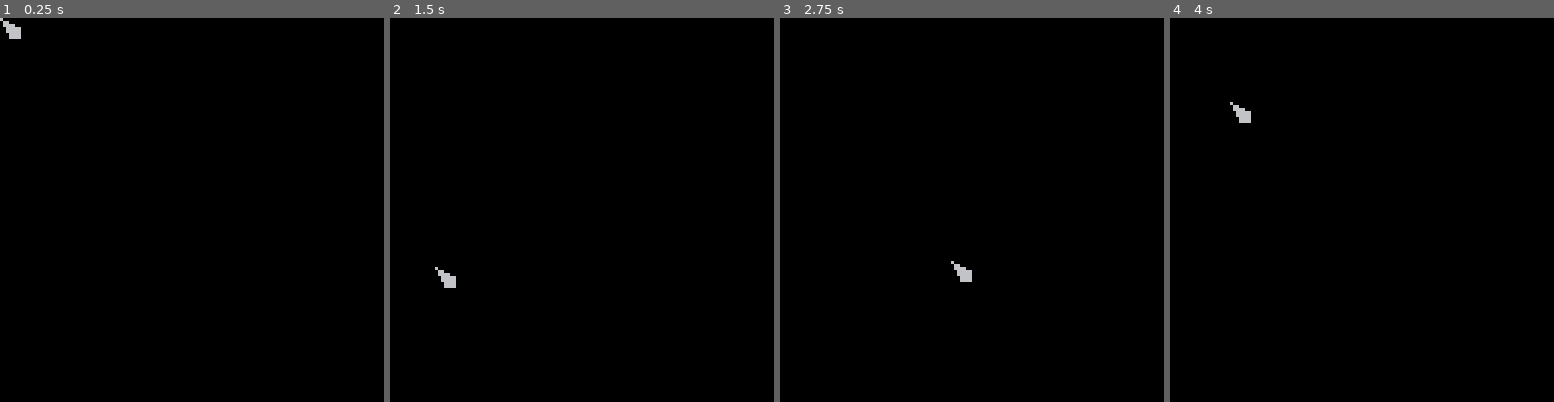
Above: before the commit, frames 1-4 (left to right).
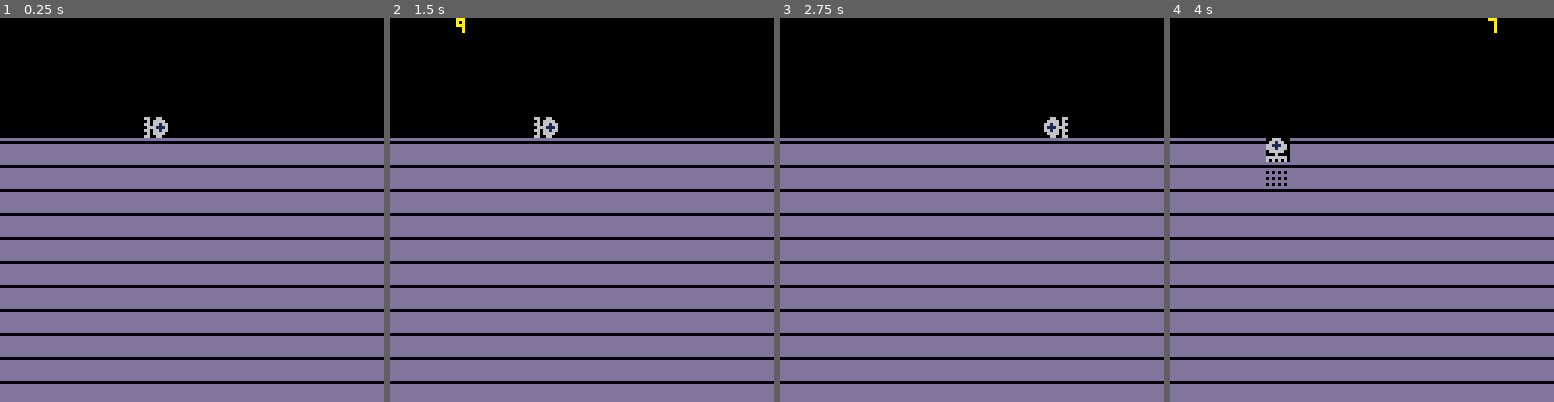
Above: after the commit, the same moments.

Repository: alxgnon/pico-8
Game: PICO-8 cartridge dust.p8
The game is run twice, just before and just after one commit, with the same random seed, the same clock (stepped at 60 frames per second) and the same inputs.
Inputs (mouse positions are in pixels of both pictures, inside the frame that each line leads up to):
- Up to frame 1 (0.25 s): no input
- Up to frame 2 (1.5 s): tap X (X key) at 0.33, 1.07 s; click (670, 121) at 0.67 s; tap O (Z key) at 0.7 s; click (436, 267) at 1.22 s
- Up to frame 3 (2.75 s): hold Right 1.6-2.1 s; tap O (Z key) at 1.7, 2.1, 2.5 s; click (887, 114) at 1.77 s; tap X (X key) at 1.85 s; hold Up 2.15-2.42 s; click (952, 259) at 2.32 s; hold Right from 2.47 s (still down)
- Up to frame 4 (4 s): click (1404, 106) at 2.87 s; tap O (Z key) at 2.9, 3.3, 3.7 s; tap X (X key) at 2.97 s; release Right at 3.03 s; hold Left 3.08-3.58 s; click (1465, 256) at 3.42 s; hold Down 3.63-3.97 s; click (1231, 102) at 3.97 s

The runs differ from the first frame. In frame 1, 61% of the frame differs, in the area x 0-100%, y 0-100%; in frame 2, 60%; in frame 3, 60%; in frame 4, 60%.

Commit message:
dusty

Diff:
--- a/dust.p8
+++ b/dust.p8
@@ -2,16 +2,95 @@
 version 18
 __lua__
 function _init()
-	poke(24365,1)
+	plrx,plry=6,0
+	camx,camy=0,-32
+	time=0
+	wave={}
+	rumb=0
 end
 
 function _update()
-	mx,my=stat(32),stat(33)
+	time+=1
+	if(time%2==1)return
+	-- countdown
+	if time%32==0 then
+		for w in all(wave) do
+			w.c-=1
+			-- strike
+			if w.c<1 then
+				rumb=5
+				del(wave,w)
+				old=0
+				wx=w.x
+				if(flr(plrx)==flr(wx))plry+=1
+				for j=0,32 do
+					temp=mget(wx,j)
+					mset(wx,j,old)
+					old=temp
+				end
+			end
+		end
+		if #wave<3 and rnd"5">1 then
+			add(wave,{x=rnd"128",c=9})
+			add(wave,{x=rnd"128",c=9})
+			add(wave,{x=rnd"128",c=9})
+			add(wave,{x=rnd"128",c=9})
+			add(wave,{x=rnd"128",c=9})
+		end
+	end
+	-- arrows
+	dx,dy=0,0
+	if(btn"0")dx,dx=-1,0
+	if(btn"1")dx,dx=1,0
+	if(btn"2")dx,dy=0,-1
+	if(btn"3")dx,dy=0,1
+	if dx!=0 or dy!=0 then
+		-- facing
+		frame=8
+		if dy>0 then
+			frame=11
+		elseif dx>0 then
+			frame=9
+		elseif dy<0 then
+			frame=10
+		end
+		-- bounds
+		getx,gety=plrx+dx,plry+dy
+		getx=min(max(getx,0),127)
+		gety=min(max(gety,0),31)
+		get=mget(getx,gety)
+		-- move
+		if get==0 then
+			mset(plrx,plry,0)
+			plrx,plry=getx,gety
+			mset(plrx,plry,frame)
+		-- dig
+		elseif get>0 and get<4 then
+			mset(getx,gety,get-1)
+			mset(plrx,plry,frame)
+		end
+		-- camera
+		if(plrx*8-camx>95)camx+=8
+		if(plrx*8-camx<32)camx-=8
+		if(plry*8-camy>95)camy+=8
+		if(plry*8-camy<32)camy-=8
+		camx=min(max(camx,0),896)
+		camy=min(max(camy,-32),128)
+	end
 end
 
 function _draw()
 	cls()
-	spr(008,mx,my)
+	rx,ry=0,0
+	if(rumb>0)rx,ry=rnd"3"-2,rnd"3"-2
+	rumb-=1
+	camera(camx+rx,camy+ry)
+	map()
+	camera(camx,0)
+	rectfill(0,0,128,4,0)
+	for w in all(wave) do
+		print(w.c,w.x*8+2,0,10)
+	end
 end
 
 
@@ -21,3 +100,93 @@
 
 
 
+…(57 lines of a section not shown)…
+__map__
+0000000000000800000000000000000000000000000000000000000000000000000000000000000000000000000000000000000000000000000000000000000000000000000000000000000000000000000000000000000000000000000000000000000000000000000000000000000000000000000000000000000000000000
+0303030303030303030303030303030303030303030303030303030303030303030303030303030303030303030303030303030303030303030303030303030303030303030303030303030303030303030303030303030303030303030303030303030303030303030303030303030303030303030303030303030303030303
+0303030303030303030303030303030303030303030303030303030303030303030303030303030303030303030303030303030303030303030303030303030303030303030303030303030303030303030303030303030303030303030303030303030303030303030303030303030303030303030303030303030303030303
+0303030303030303030303030303030303030303030303030303030303030303030303030303030303030303030303030303030303030303030303030303030303030303030303030303030303030303030303030303030303030303030303030303030303030303030303030303030303030303030303030303030303030303
+0303030303030303030303030303030303030303030303030303030303030303030303030303030303030303030303030303030303030303030303030303030303030303030303030303030303030303030303030303030303030303030303030303030303030303030303030303030303030303030303030303030303030303
+0303030303030303030303030303030303030303030303030303030303030303030303030303030303030303030303030303030303030303030303030303030303030303030303030303030303030303030303030303030303030303030303030303030303030303030303030303030303030303030303030303030303030303
+0303030303030303030303030303030303030303030303030303030303030303030303030303030303030303030303030303030303030303030303030303030303030303030303030303030303030303030303030303030303030303030303030303030303030303030303030303030303030303030303030303030303030303
+0303030303030303030303030303030303030303030303030303030303030303030303030303030303030303030303030303030303030303030303030303030303030303030303030303030303030303030303030303030303030303030303030303030303030303030303030303030303030303030303030303030303030303
+0303030303030303030303030303030303030303030303030303030303030303030303030303030303030303030303030303030303030303030303030303030303030303030303030303030303030303030303030303030303030303030303030303030303030303030303030303030303030303030303030303030303030303
+0303030303030303030303030303030303030303030303030303030303030303030303030303030303030303030303030303030303030303030303030303030303030303030303030303030303030303030303030303030303030303030303030303030303030303030303030303030303030303030303030303030303030303
+0303030303030303030303030303030303030303030303030303030303030303030303030303030303030303030303030303030303030303030303030303030303030303030303030303030303030303030303030303030303030303030303030303030303030303030303030303030303030303030303030303030303030303
+0303030303030303030303030303030303030303030303030303030303030303030303030303030303030303030303030303030303030303030303030303030303030303030303030303030303030303030303030303030303030303030303030303030303030303030303030303030303030303030303030303030303030303
+0303030303030303030303030303030303030303030303030303030303030303030303030303030303030303030303030303030303030303030303030303030303030303030303030303030303030303030303030303030303030303030303030303030303030303030303030303030303030303030303030303030303030303
+0303030303030303030303030303030303030303030303030303030303030303030303030303030303030303030303030303030303030303030303030303030303030303030303030303030303030303030303030303030303030303030303030303030303030303030303030303030303030303030303030303030303030303
+0303030303030303030303030303030303030303030303030303030303030303030303030303030303030303030303030303030303030303030303030303030303030303030303030303030303030303030303030303030303030303030303030303030303030303030303030303030303030303030303030303030303030303
+0303030303030303030303030303030303030303030303030303030303030303030303030303030303030303030303030303030303030303030303030303030303030303030303030303030303030303030303030303030303030303030303030303030303030303030303030303030303030303030303030303030303030303
+0303030303030303030303030303030303030303030303030303030303030303030303030303030303030303030303030303030303030303030303030303030303030303030303030303030303030303030303030303030303030303030303030303030303030303030303030303030303030303030303030303030303030303
+0303030303030303030303030303030303030303030303030303030303030303030303030303030303030303030303030303030303030303030303030303030303030303030303030303030303030303030303030303030303030303030303030303030303030303030303030303030303030303030303030303030303030303
+0303030303030303030303030303030303030303030303030303030303030303030303030303030303030303030303030303030303030303030303030303030303030303030303030303030303030303030303030303030303030303030303030303030303030303030303030303030303030303030303030303030303030303
+0303030303030303030303030303030303030303030303030303030303030303030303030303030303030303030303030303030303030303030303030303030303030303030303030303030303030303030303030303030303030303030303030303030303030303030303030303030303030303030303030303030303030303
+0303030303030303030303030303030303030303030303030303030303030303030303030303030303030303030303030303030303030303030303030303030303030303030303030303030303030303030303030303030303030303030303030303030303030303030303030303030303030303030303030303030303030303
+0303030303030303030303030303030303030303030303030303030303030303030303030303030303030303030303030303030303030303030303030303030303030303030303030303030303030303030303030303030303030303030303030303030303030303030303030303030303030303030303030303030303030303
+0303030303030303030303030303030303030303030303030303030303030303030303030303030303030303030303030303030303030303030303030303030303030303030303030303030303030303030303030303030303030303030303030303030303030303030303030303030303030303030303030303030303030303
+0303030303030303030303030303030303030303030303030303030303030303030303030303030303030303030303030303030303030303030303030303030303030303030303030303030303030303030303030303030303030303030303030303030303030303030303030303030303030303030303030303030303030303
+0303030303030303030303030303030303030303030303030303030303030303030303030303030303030303030303030303030303030303030303030303030303030303030303030303030303030303030303030303030303030303030303030303030303030303030303030303030303030303030303030303030303030303
+0303030303030303030303030303030303030303030303030303030303030303030303030303030303030303030303030303030303030303030303030303030303030303030303030303030303030303030303030303030303030303030303030303030303030303030303030303030303030303030303030303030303030303
+0303030303030303030303030303030303030303030303030303030303030303030303030303030303030303030303030303030303030303030303030303030303030303030303030303030303030303030303030303030303030303030303030303030303030303030303030303030303030303030303030303030303030303
+0303030303030303030303030303030303030303030303030303030303030303030303030303030303030303030303030303030303030303030303030303030303030303030303030303030303030303030303030303030303030303030303030303030303030303030303030303030303030303030303030303030303030303
+0303030303030303030303030303030303030303030303030303030303030303030303030303030303030303030303030303030303030303030303030303030303030303030303030303030303030303030303030303030303030303030303030303030303030303030303030303030303030303030303030303030303030303
+0303030303030303030303030303030303030303030303030303030303030303030303030303030303030303030303030303030303030303030303030303030303030303030303030303030303030303030303030303030303030303030303030303030303030303030303030303030303030303030303030303030303030303
+0303030303030303030303030303030303030303030303030303030303030303030303030303030303030303030303030303030303030303030303030303030303030303030303030303030303030303030303030303030303030303030303030303030303030303030303030303030303030303030303030303030303030303
+0303030303030303030303030303030303030303030303030303030303030303030303030303030303030303030303030303030303030303030303030303030303030303030303030303030303030303030303030303030303030303030303030303030303030303030303030303030303030303030303030303030303030303
Not shown, changed: 64 lines of the sprite sheet (__gfx__) section of dust.p8
